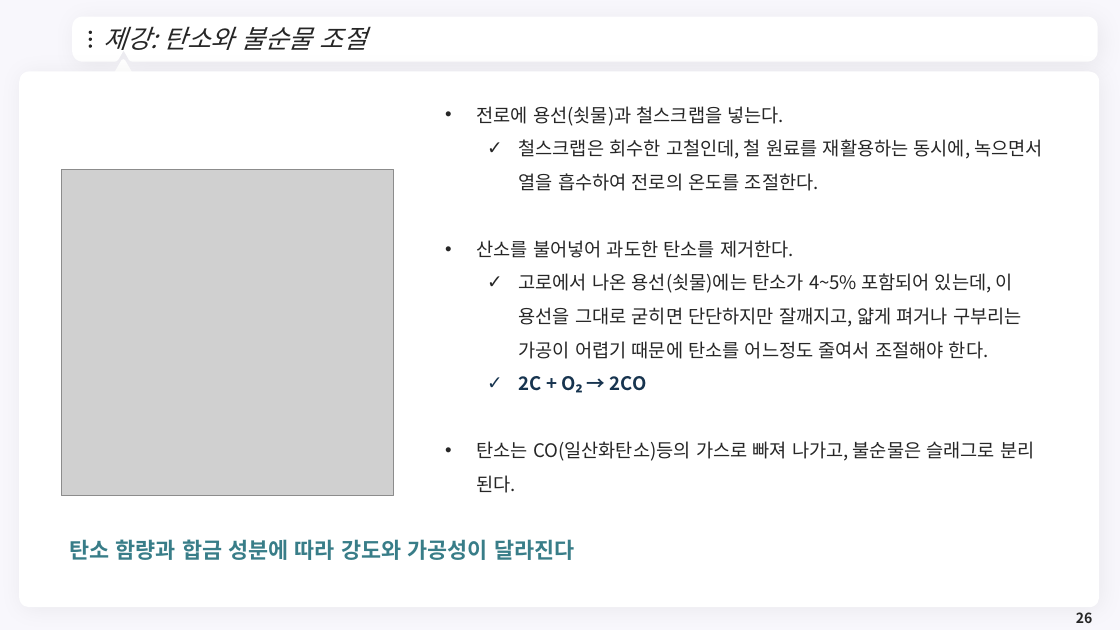
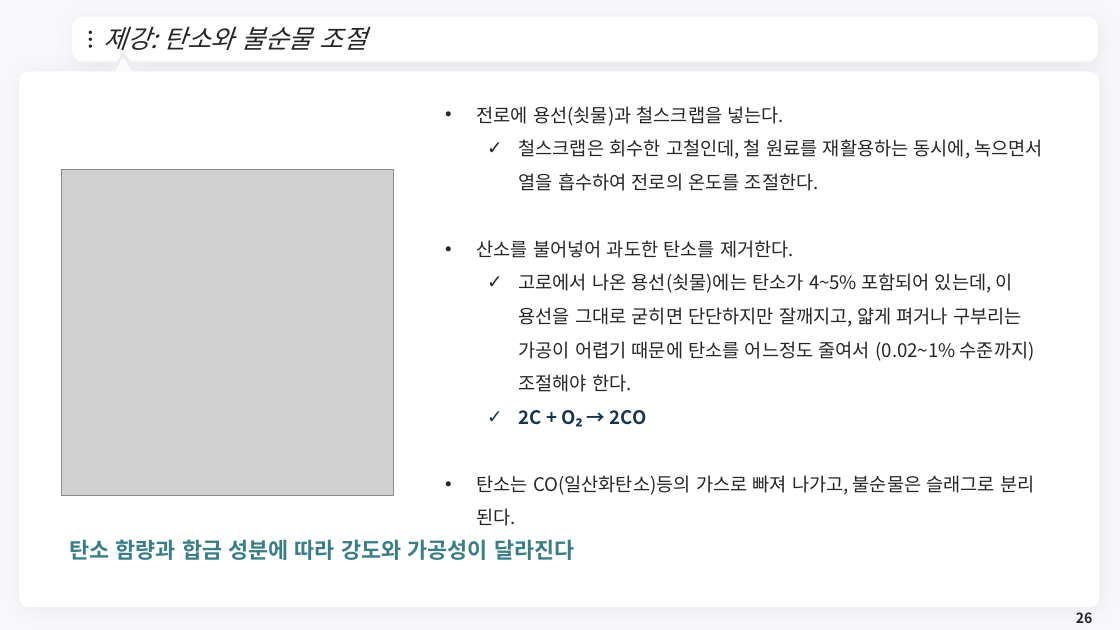
Before and after one commit to meandthey/Teaching, a slide deck: slide 26 of 에너지경제학/자원에너지경제학_Chapter_5 (석탄).pptx. Drawn at 1120x630 pixels with LibreOffice and Linux fonts; fonts in the diff are those of the drawing; grey boxes stand for pictures; background and template pictures are left out. Boxes give left, top, right and bottom in pixels: in the first picture for what was removed or moved away, otherwise in the second. Text is boxed around its words. In the diff, an @@ line names an element or a change of style, - is before the commit and + after.

```diff
--- a/에너지경제학/자원에너지경제학_Chapter_5 (석탄).pptx
+++ b/에너지경제학/자원에너지경제학_Chapter_5 (석탄).pptx
@@ text at box(519, 273, 1035, 392): text changed @@
-  ✓ 고로에서 나온 용선(쇳물)에는 탄소가 4~5% 포함되어 있는데, 이 용선을 그대로 굳히면 단단하지만 잘깨지고, 얇게 펴거나 구부리는 가공이 어렵기 때문에 탄소를 어느정도 줄여서 조절해야 한다.
+  ✓ 고로에서 나온 용선(쇳물)에는 탄소가 4~5% 포함되어 있는데, 이 용선을 그대로 굳히면 단단하지만 잘깨지고, 얇게 펴거나 구부리는 가공이 어렵기 때문에 탄소를 어느정도 줄여서 (0.02~1% 수준까지) 조절해야 한다.
```
Also in this commit, not shown: 2 other files.
